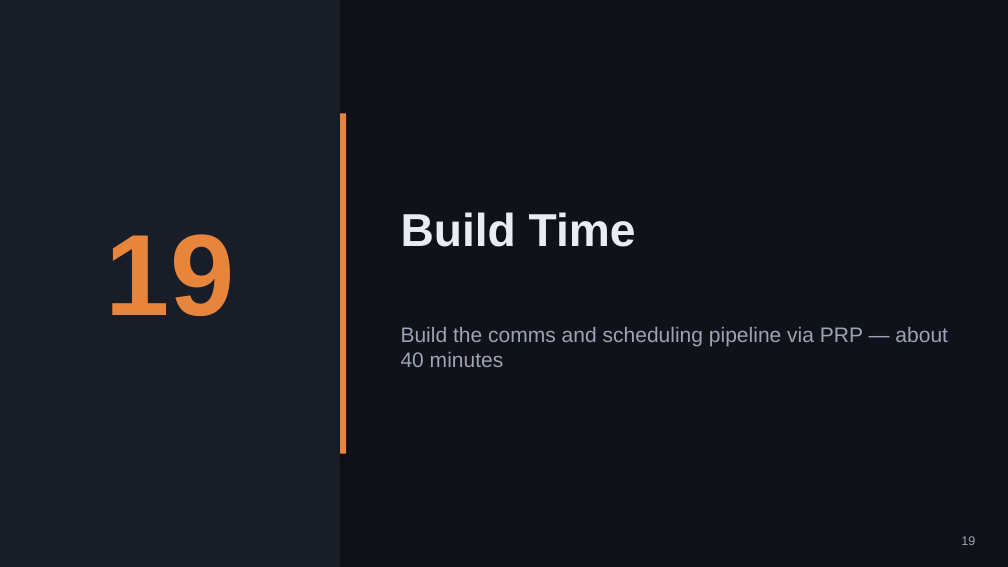
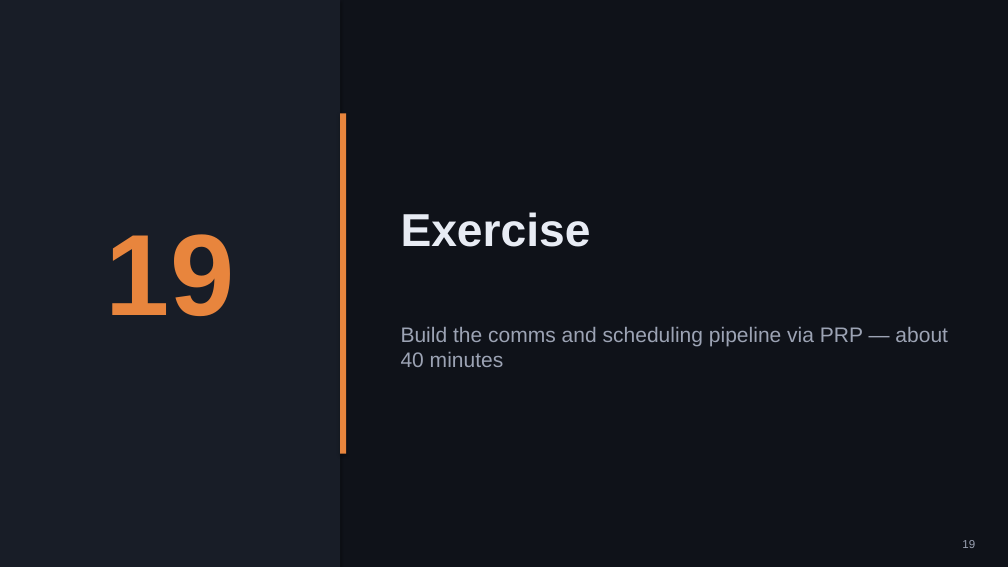
Before and after one commit to nickyeager/tucson-claude-code-meetup, a slide deck: slide 19 of slides/session-2-context-engineering.pptx. Drawn at 1008x567 pixels with LibreOffice and Linux fonts; fonts in the diff are those of the drawing. Boxes give left, top, right and bottom in pixels: in the first picture for what was removed or moved away, otherwise in the second. Text is boxed around its words. In the diff, an @@ line names an element or a change of style, - is before the commit and + after.

```diff
--- a/slides/session-2-context-engineering.pptx
+++ b/slides/session-2-context-engineering.pptx
@@ text at [401,212,591,247]: text changed @@
-Build Time
+Exercise
@@ text "19" at [962,540,975,548]: size 12 to 11 pt @@
```
Also in this commit, not shown: 17 other slides changed, 4 slides added, 4 slides removed, 2 other files.
